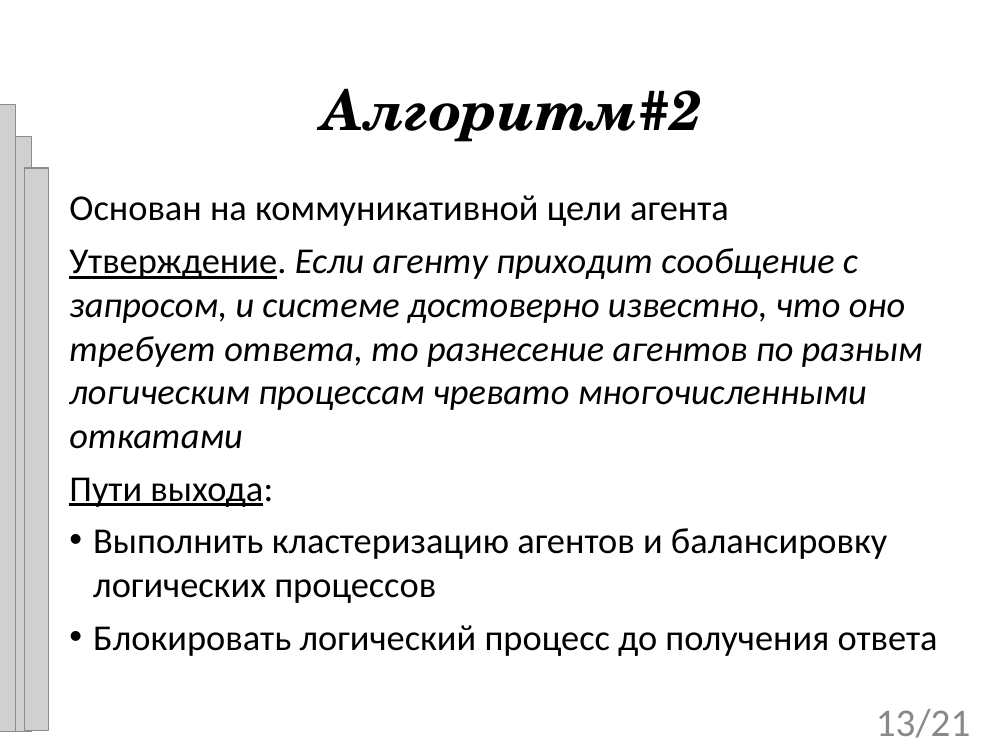
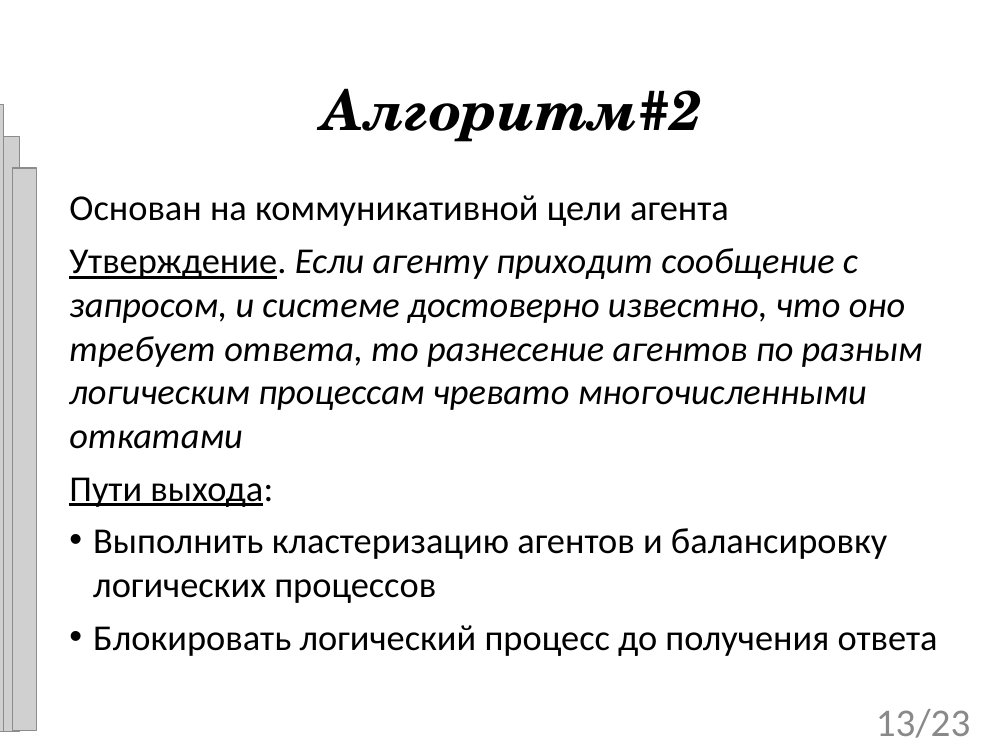
Before and after one commit to tom-trix/SynchAlgorithms, a slide deck: slide 13 of text/Mitrakov.ppt. Drawn at 1008x756 pixels with LibreOffice and Linux fonts; fonts in the diff are those of the drawing; grey boxes stand for pictures; background and template pictures are left out. Boxes give left, top, right and bottom in pixels: in the first picture for what was removed or moved away, otherwise in the second. Text is boxed around its words. In the diff, an @@ line names an element or a change of style, - is before the commit and + after.

```diff
--- a/text/Mitrakov.ppt
+++ b/text/Mitrakov.ppt
@@ 3 pictures: place and size @@
-3 pictures at [0, 105, 48, 731]
+3 pictures at [0, 105, 36, 731]
@@ page number at [876, 709, 970, 738]: text changed @@
-13/21
+13/23
```
Also in this commit, not shown: 18 other slides changed, 4 slides added, 4 slides removed, 1 other file.
